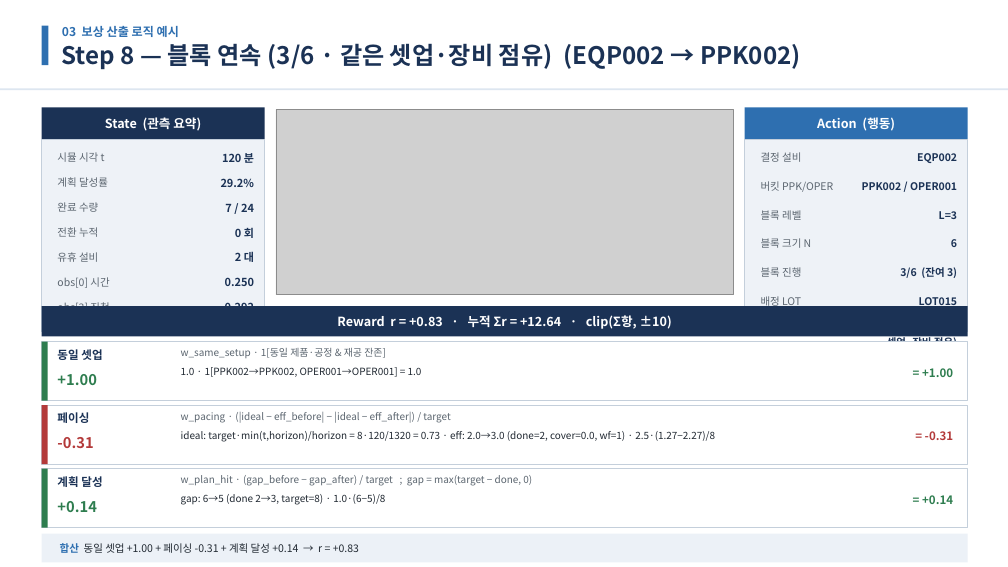
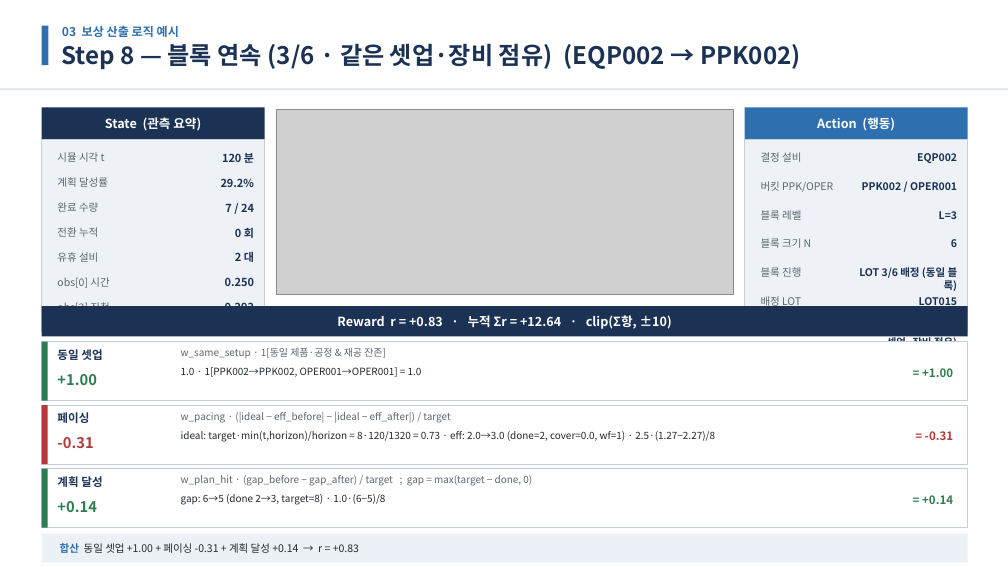
Before and after one commit to relighting123/pjt_scheduling, a slide deck: slide 17 of docs/BulkFill_스케줄링_발표자료.pptx. Drawn at 1008x567 pixels with LibreOffice and Linux fonts; fonts in the diff are those of the drawing; grey boxes stand for pictures. Boxes give left, top, right and bottom in pixels: in the first picture for what was removed or moved away, otherwise in the second. Text is boxed around its words. In the diff, an @@ line names an element or a change of style, - is before the commit and + after.

```diff
--- a/docs/BulkFill_스케줄링_발표자료.pptx
+++ b/docs/BulkFill_스케줄링_발표자료.pptx
@@ text at (x1=859, y1=265, x2=958, y2=291): text changed @@
-3/6 (잔여 3)
+LOT 3/6 배정 (동일 블록)
```
Also in this commit, not shown: 5 other slides changed, 8 other files.
